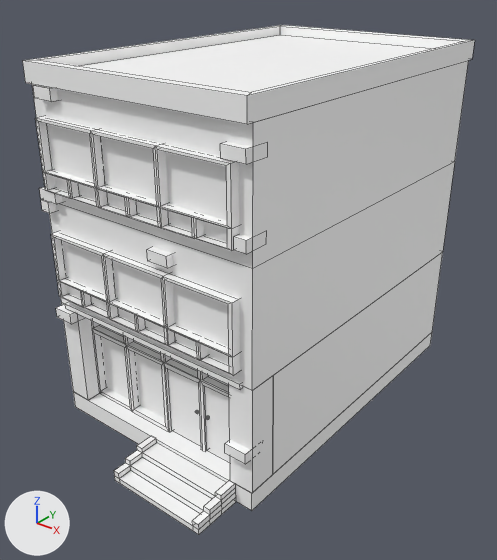
Renders of the FBX model Assets/Art/Static Meshes/City/Buildings/3F/SM_3F_R_01.fbx from each side of a commit.
Rendered twice from a camera (50 mm lens) standing at (12.85, -16.01, 14.18) and looking at (0.22, -0.22, 4.39). Arrows for +X, +Y and +Z are at lower left; the lights stay in place. The first picture is the older version. Mesh edges are drawn as thin lines. Where no turn or scale is listed for an object, it has been applied to the vertices.

Before the edit, the objects in view are built like this:
```python
me_mesh_094 = bpy.data.meshes.new('Mesh.094')
me_mesh_094.from_pydata(...)  # 709 vertices, 475 faces; spans x -3.85..3.86, y -6.17..7.0, z -0.02..11.42
me_mesh_094.materials.append(mat_material__36_084)  # white #ffffff
ob_sm_3f_r_01 = bpy.data.objects.new('SM_3F_R_01', me_mesh_094)
ob_sm_3f_r_01.location = (0.0, 0.0, 0.0)
```
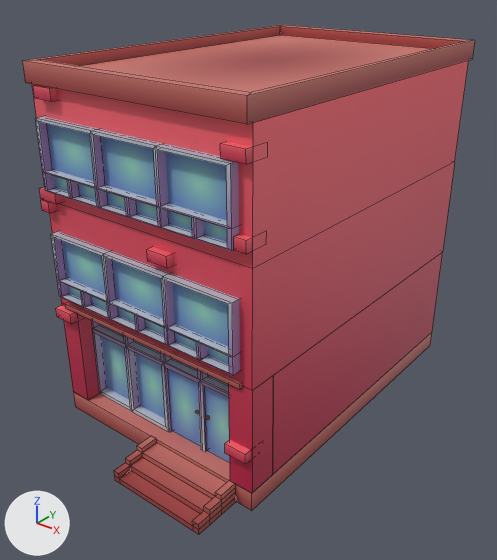
Where the newer file only moved an object's origin or applied its transform, the numbers keep the older frame.

What differs and where, as boxes (x1, y1, x2, y2) in the pictures (497 x 560 px):
'SM_3F_R_01', recoloured (white to brown): (22, 25, 475, 535) in both

The change in detail:
Picture 'T_Atlas_Buildings_BC.png' (img_t_atlas_buildings_bc_png) is new.
Material 'Material #36.076' (mat_material__36_076) is new.
Its texture is img_t_atlas_buildings_bc_png.
Its roughness is 0.553.
me_mesh_094 has 709 vertices, 475 faces and spans x -3.85..3.86, y -6.17..7.0, z -0.02..11.42.
me_mesh_094 no longer uses material mat_material__36_084 (white #ffffff).
me_mesh_094 gains material mat_material__36_076 (picture img_t_atlas_buildings_bc_png).
